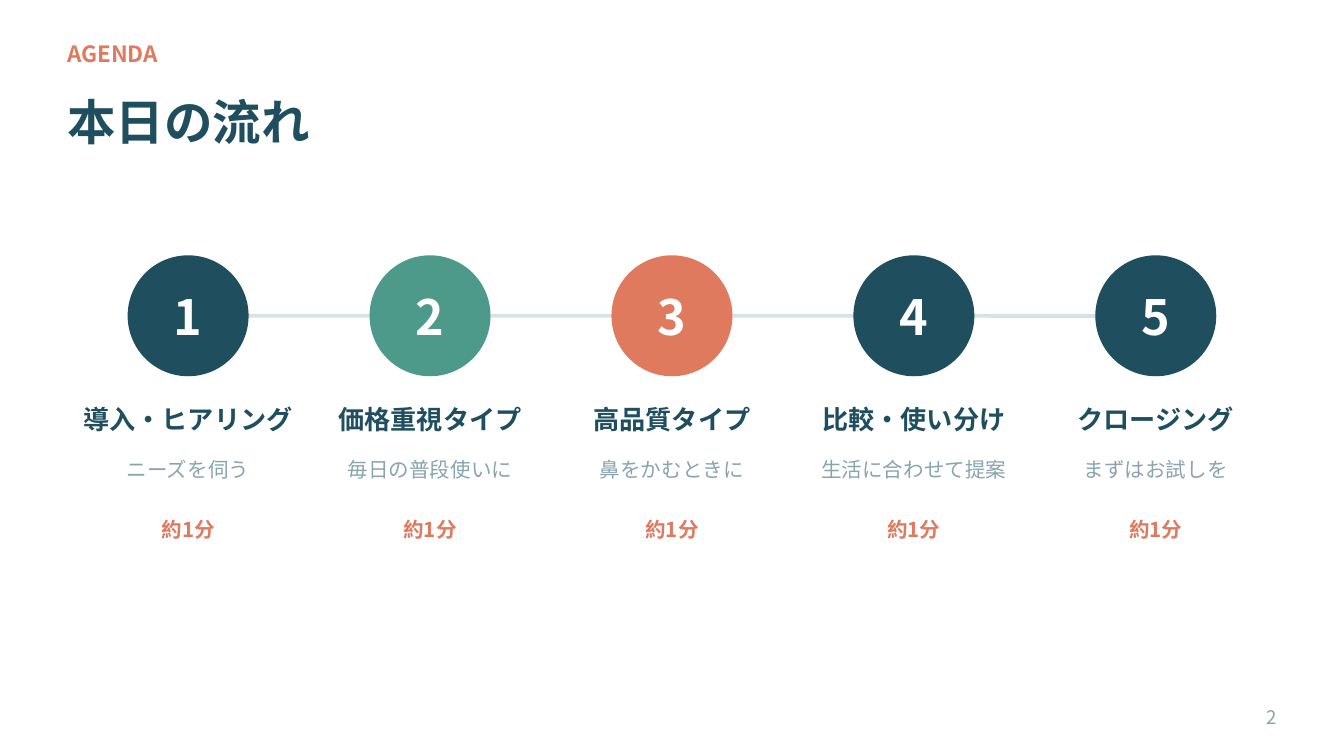
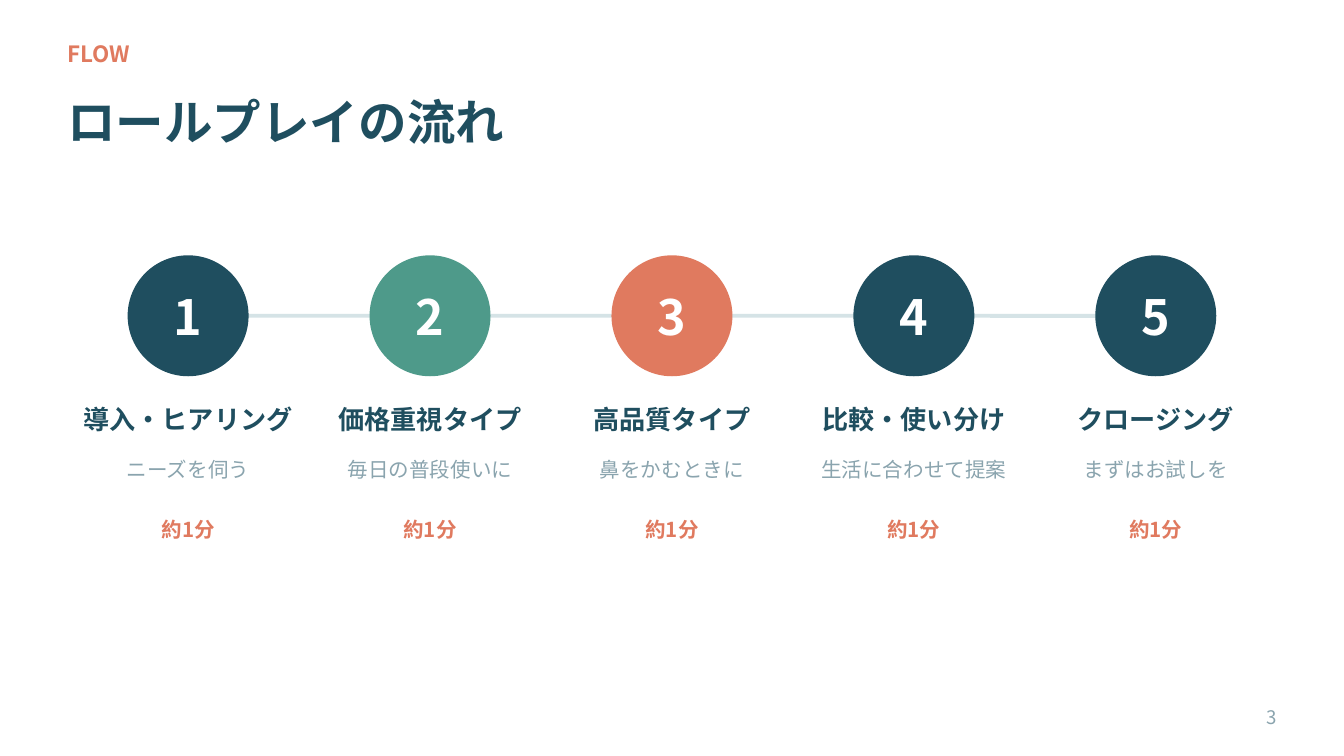
Before and after one commit to ha19870907-a11y/turbo-disco, a slide deck: slide 3 of tissue_sales_roleplay.pptx (slide 2 before the commit). Drawn at 1344x756 pixels with LibreOffice and Linux fonts; fonts in the diff are those of the drawing. Boxes give left, top, right and bottom in pixels: in the first picture for what was removed or moved away, otherwise in the second. Text is boxed around its words. In the diff, an @@ line names an element or a change of style, - is before the commit and + after.

```diff
--- a/tissue_sales_roleplay.pptx
+++ b/tissue_sales_roleplay.pptx
@@ text at (x1=67, y1=45, x2=130, y2=63): text changed @@
-AGENDA
+FLOW
@@ title at (x1=67, y1=98, x2=504, y2=144): text changed @@
-本日の流れ
+ロールプレイの流れ
@@ page number at (x1=1267, y1=710, x2=1277, y2=724): text changed @@
-2
+3
```
Also in this commit, not shown: 1 other slide changed, 2 slides added.
